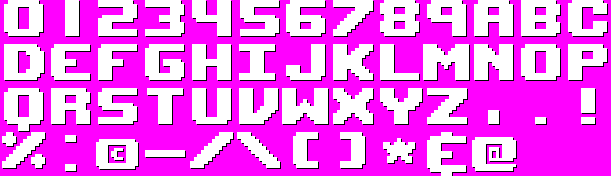
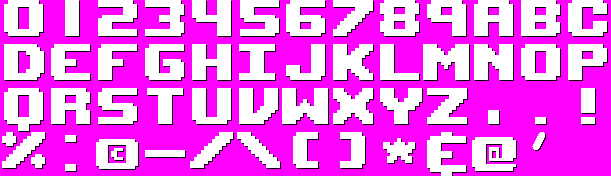
Two versions of the same layered image (611x176). Layer-by-layer changes:
added layer "‘" above "@" over left=532, top=132, right=545, bottom=150
